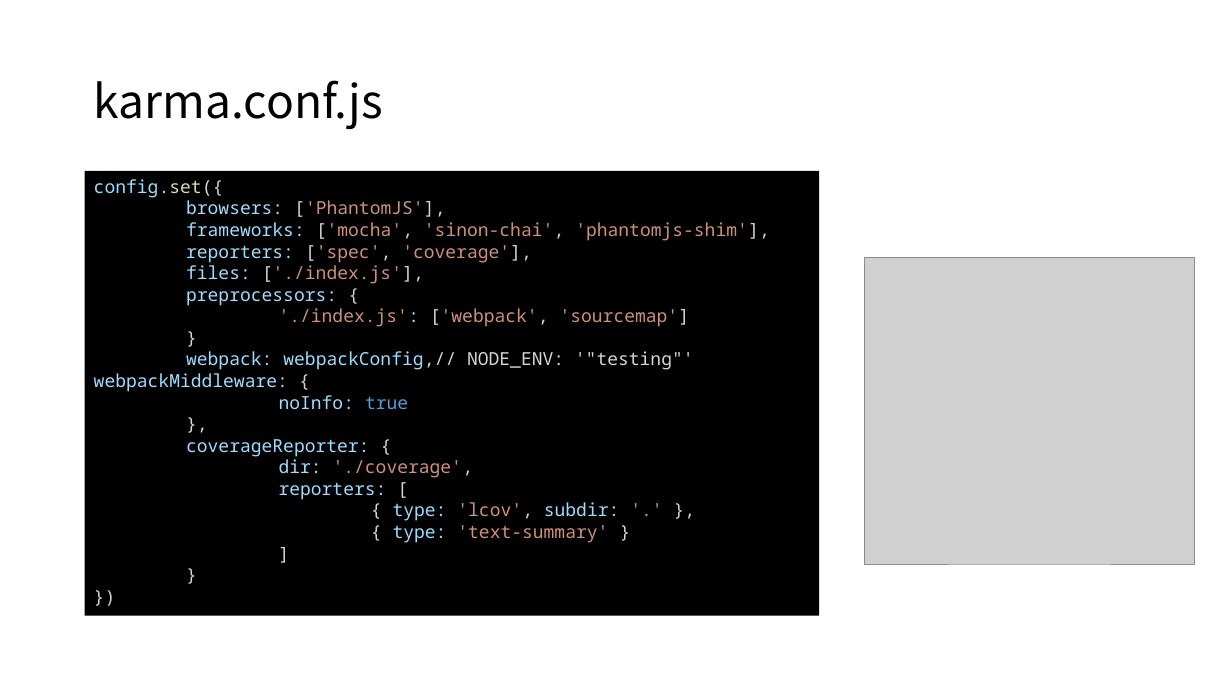
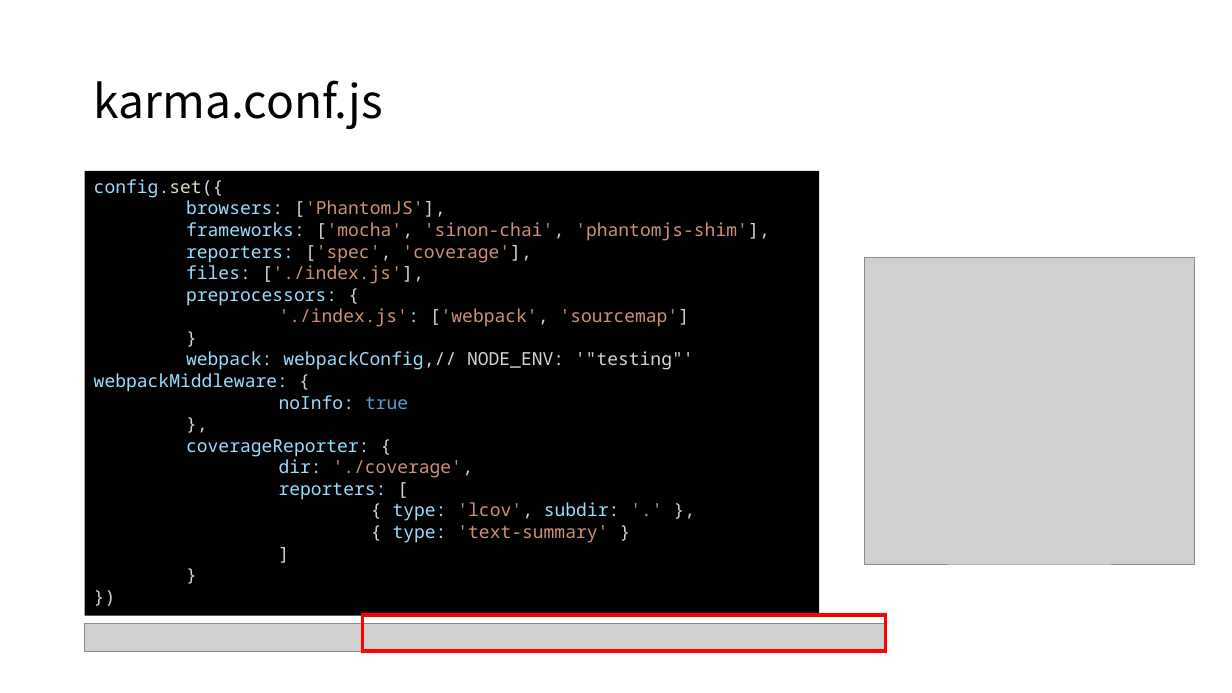
Before and after one commit to WANZARGEN/vue-study, a slide deck: slide 9 of Vue Unit Test.pptx (slide 5 before the commit). Drawn at 1232x693 pixels with LibreOffice and Linux fonts; fonts in the diff are those of the drawing; grey boxes stand for pictures. Boxes give left, top, right and bottom in pixels: in the first picture for what was removed or moved away, otherwise in the second. Text is boxed around its words. In the diff, an @@ line names an element or a change of style, - is before the commit and + after.

```diff
--- a/Vue Unit Test.pptx
+++ b/Vue Unit Test.pptx
@@ picture added at box(85, 624, 886, 653) @@
@@ rectangle added at box(362, 616, 885, 652), outline #FF0000 3 pt @@
```
Also in this commit, not shown: 6 other slides changed, 10 slides added.
